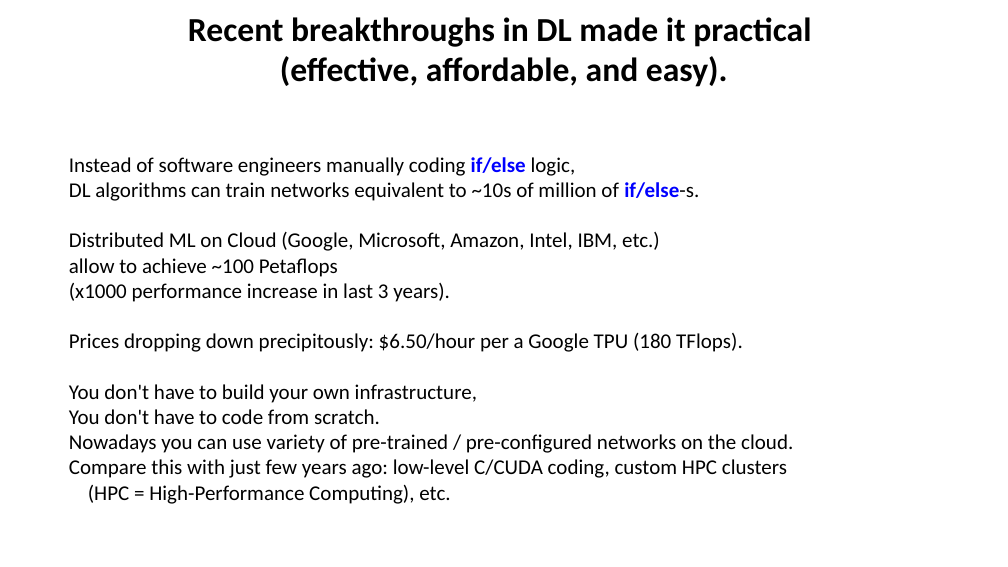
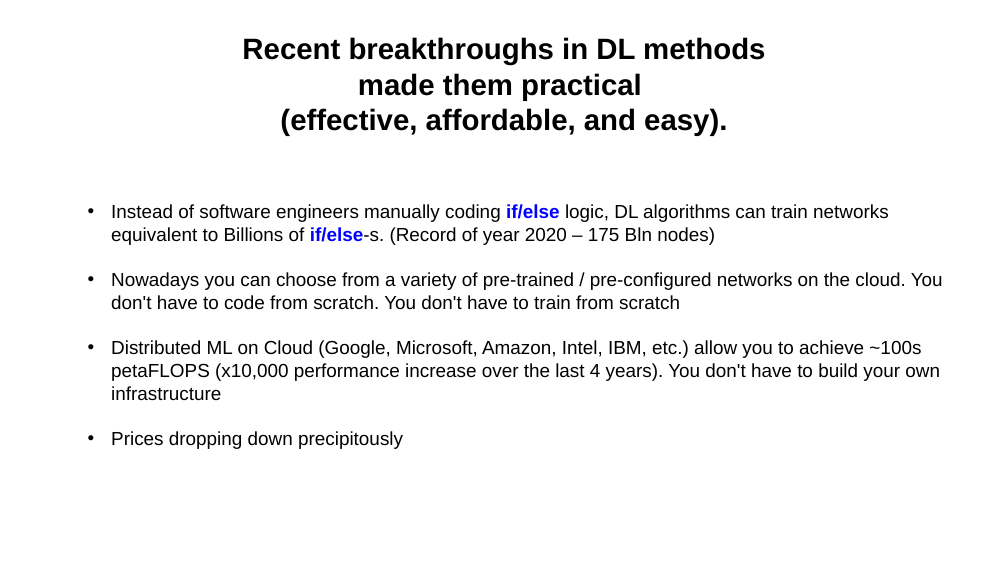
Before and after one commit to lselector/ml_ai_doc, a slide deck: slide 9 of lect00_AI_intro.pptx (slide 8 before the commit). Drawn at 1008x567 pixels with LibreOffice and Linux fonts; fonts in the diff are those of the drawing. Boxes give left, top, right and bottom in pixels: in the first picture for what was removed or moved away, otherwise in the second. Text is boxed around its words. In the diff, an @@ line names an element or a change of style, - is before the commit and + after.

```diff
--- a/lect00_AI_intro.pptx
+++ b/lect00_AI_intro.pptx
@@ text "Recent breakthroughs in DL methods": place and size @@
-text "Recent breakthroughs in DL methods" at (188, 17, 811, 87)
+text "Recent breakthroughs in DL methods" at (242, 37, 765, 136)
@@ text at (242, 37, 765, 100): text changed; size 32 to 28 pt; font Calibri to Arial @@
-Recent breakthroughs in DL made it practical
+Recent breakthroughs in DL methods
+made them practical
@@ text at (280, 108, 727, 136): size 32 to 28 pt, font Calibri to Arial in "(effective, affordable, and easy)." @@
@@ text at (111, 204, 943, 449): text changed; size 20 to 18 pt; font Calibri to Arial @@
-Instead of software engineers manually coding if/else logic,
-DL algorithms can train networks equivalent to ~10s of million of if/else-s.
-Distributed ML on Cloud (Google, Microsoft, Amazon, Intel, IBM, etc.)
-allow to achieve ~100 Petaflops
-(x1000 performance increase in last 3 years).
-Prices dropping down precipitously: $6.50/hour per a Google TPU (180 TFlops).
-You don't have to build your own infrastructure,
-You don't have to code from scratch.
-Nowadays you can use variety of pre-trained / pre-configured networks on the cloud.
-Compare this with just few years ago: low-level C/CUDA coding, custom HPC clusters
-(HPC = High-Performance Computing), etc.
+• Instead of software engineers manually coding if/else logic, DL algorithms can train networks equivalent to Billions of if/else-s. (Record of year 2020 – 175 Bln nodes)
+• Nowadays you can choose from a variety of pre-trained / pre-configured networks on the cloud. You don't have to code from scratch. You don't have to train from scratch
+• Distributed ML on Cloud (Google, Microsoft, Amazon, Intel, IBM, etc.) allow you to achieve ~100s petaFLOPS (x10,000 performance increase over the last 4 years). You don't have to build your own infrastructure
+• Prices dropping down precipitously
```
Also in this commit, not shown: 4 other slides changed, 3 slides added, 1 slide removed.
